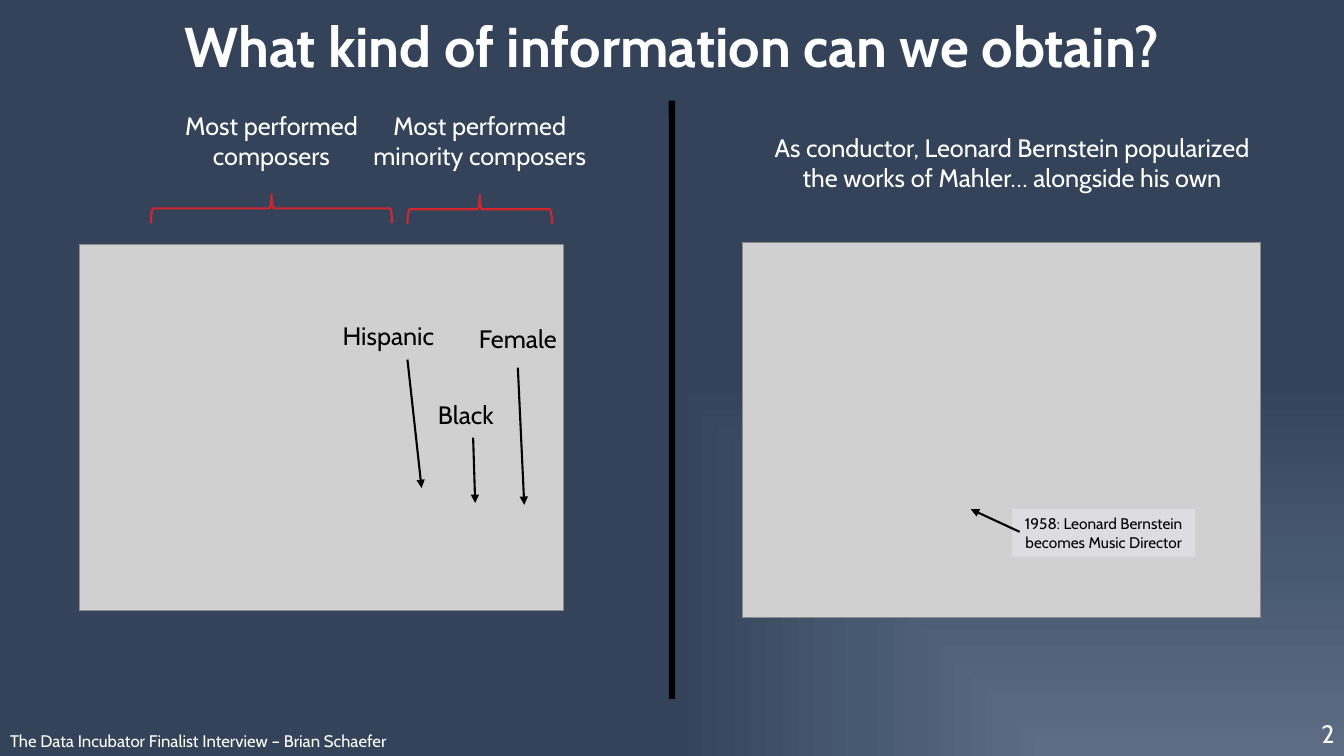
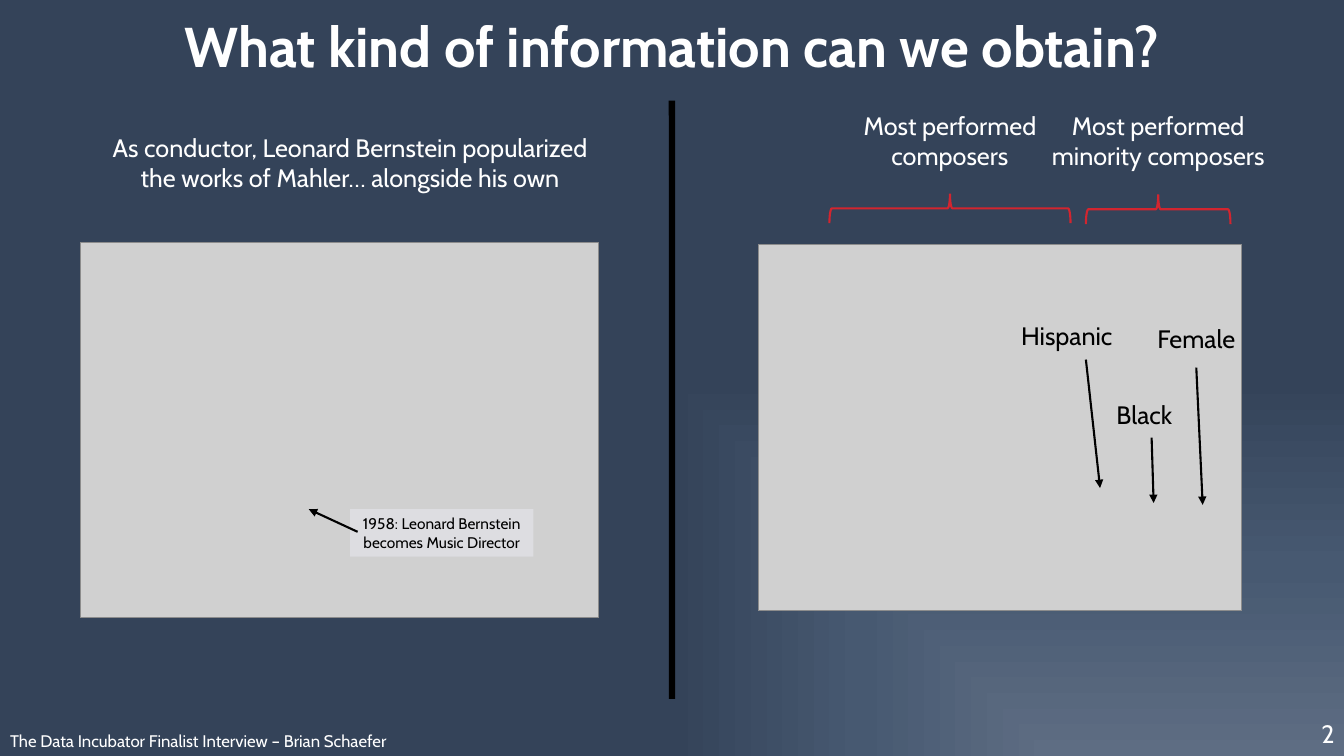
Before and after one commit to physinet/NY-Phil-EDA, a slide deck: slide 2 of interview_pitch.pptx. Drawn at 1344x756 pixels with LibreOffice and Linux fonts; fonts in the diff are those of the drawing; grey boxes stand for pictures. Boxes give left, top, right and bottom in pixels: in the first picture for what was removed or moved away, otherwise in the second. Text is boxed around its words. In the diff, an @@ line names an element or a change of style, - is before the commit and + after.

Commit message:
Tweak slide

```diff
--- a/interview_pitch.pptx
+++ b/interview_pitch.pptx
@@ 5 texts, 3 arrows, 2 right braces, 1 picture: place and size @@
-5 texts, 3 arrows, 2 right braces, 1 picture at box(80, 116, 586, 612)
+5 texts, 3 arrows, 2 right braces, 1 picture at box(758, 116, 1265, 612)
@@ 1 picture, 1 text, 1 rectangle, 1 arrow: place and size @@
-1 picture, 1 text, 1 rectangle, 1 arrow at box(743, 138, 1261, 618)
+1 picture, 1 text, 1 rectangle, 1 arrow at box(81, 138, 599, 618)
```
Also in this commit, not shown: 1 other file.
